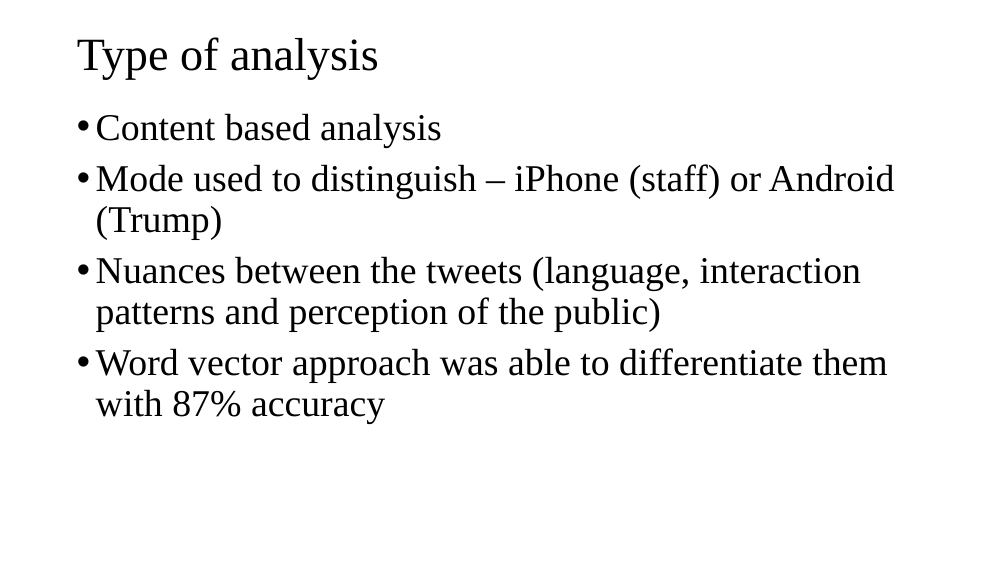
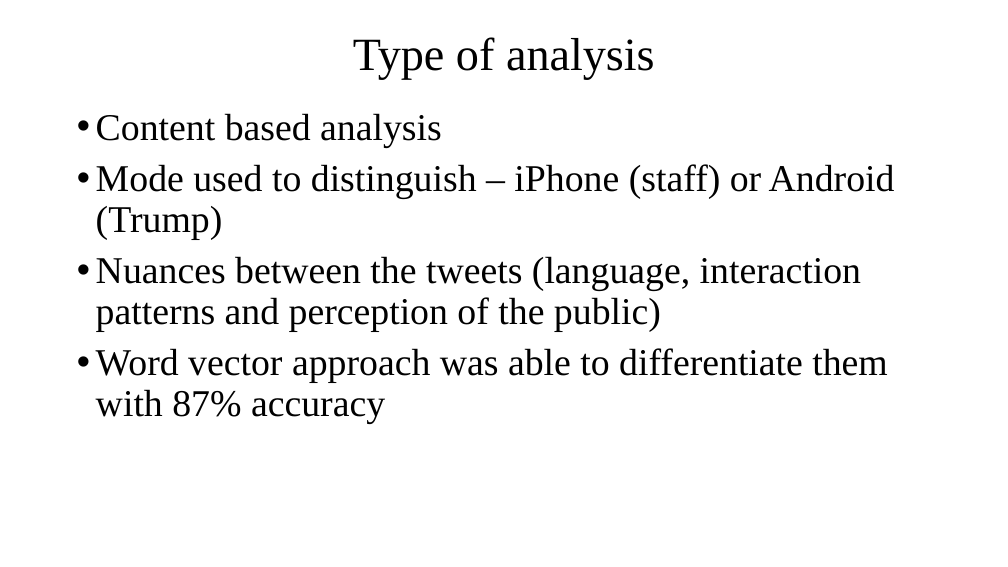
Before and after one commit to phonedude/cs895-s19, a slide deck: slide 5 of assignments/pabbisetty/week-11-presentation/week 11.pptx. Drawn at 1008x567 pixels with LibreOffice and Linux fonts; fonts in the diff are those of the drawing. Boxes give left, top, right and bottom in pixels: in the first picture for what was removed or moved away, otherwise in the second. Text is boxed around its words. In the diff, an @@ line names an element or a change of style, - is before the commit and + after.

```diff
--- a/assignments/pabbisetty/week-11-presentation/week 11.pptx
+++ b/assignments/pabbisetty/week-11-presentation/week 11.pptx
@@ title "Type of analysis" at [353, 37, 655, 79]: alignment left to centre @@
```
Also in this commit, not shown: 14 other slides changed.
